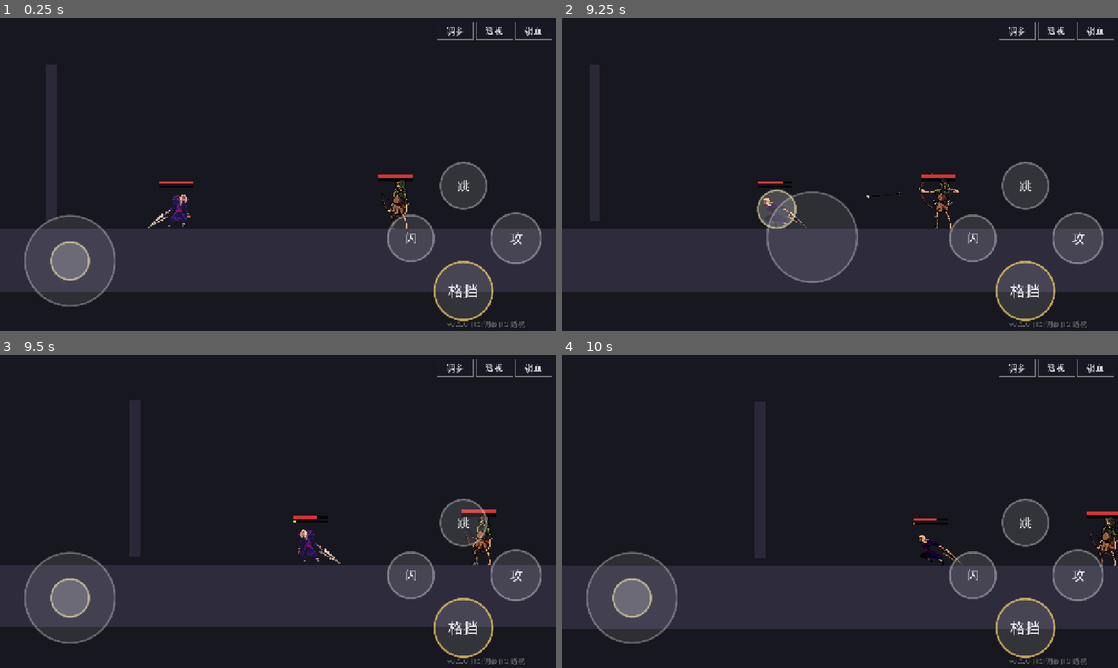
Above: before the commit, frames 1-4 (two rows, left to right).
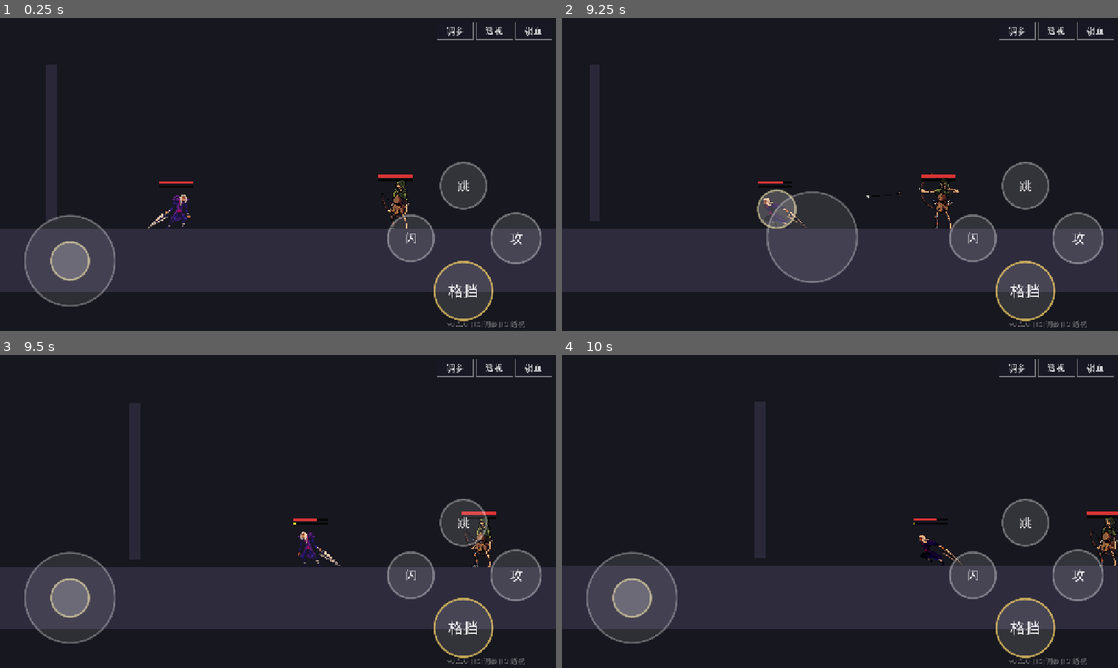
Above: after the commit, the same moments.

Repository: CyberpunkPsychosis/ai-game-engine
Game: Godot game, scene res://scenes/main.tscn
The game is run twice, just before and just after one commit, with the same random seed, the same clock (stepped at 60 frames per second) and the same inputs.
Inputs (mouse positions are in pixels of both pictures, inside the frame that each line leads up to):
- Up to frame 1 (0.25 s): no input
- Up to frame 2 (9.25 s): tap Enter at 0.5 s; drag from (840, 174) to (739, 208) at 0.52 s; drag from (728, 190) to (878, 208) at 1.27 s; move the mouse to (895, 105) at 2.02 s; hold A (move_left) 2.03-2.75 s; hold K (block) 2.03-2.75 s; tap J (attack) at 2.3, 3.6, 5.3, 6.6, 8.3 s; tap Space (jump) at 2.75, 3.77, 6.77 s; drag from (812, 237) to (906, 208) at 2.77 s; move the mouse to (1006, 221) at 3.52 s; hold D (move_right) 3.53-4.25 s; drag from (673, 127) to (906, 205) at 4.27 s; move the mouse to (867, 174) at 5.02 s; hold D (move_right) 5.03-5.75 s; hold K (block) 5.03-5.75 s; click (867, 174) at 5.17 s; drag from (756, 96) to (851, 205) at 5.77 s; move the mouse to (962, 158) at 6.52 s; hold A (move_left) 6.53-7.25 s; drag from (728, 190) to (812, 237) at 7.27 s; move the mouse to (895, 105) at 8.02 s; hold D (move_right) 8.03-8.75 s; hold K (block) 8.03-8.75 s; drag from (812, 237) to (673, 127) at 8.77 s
- Up to frame 3 (9.5 s): no input
- Up to frame 4 (10 s): move the mouse to (1006, 558) at 9.52 s; hold A (move_left) from 9.53 s (still down); tap J (attack) at 9.6 s; click (1006, 558) at 9.67 s; tap Space (jump) at 9.77 s

Frames 1-2 are identical in both runs. In frame 3, 2.0% of the frame differs, in the area x 0-100%, y 14-88%; in frame 4, nothing differs.

Commit message:
固化矛骷髅调参值:主角刀长20/受击框(17,50);矛骷髅受击框高57/横移-16

Diff:
--- a/scripts/player.gd
+++ b/scripts/player.gd
@@ -31,7 +31,8 @@
 	can_dodge = true       # 主角能闪避（L / Shift）
 	parry_window = 0.10    # 弹反窗口很紧(~6帧)：要算准箭尖到身前那一刻
 	# 主角是长突刺，攻击框要够长够远（之前太短砍空）
-	attack_reach = 46.0
+	body_size = Vector2(17, 50)   # 受击框(调参定)
+	attack_reach = 20.0
 	attack_size = Vector2(64, 40)
 	attack_active_from = 1
 	attack_active_to = 3
--- a/scripts/skel_spearman.gd
+++ b/scripts/skel_spearman.gd
@@ -36,8 +36,8 @@
 	team = 1
 	max_hp = 70.0
 	posture_max = 95.0
-	body_size = Vector2(26, 58)   # 量过身体宽~23
-	hurt_dx = -8.0                # 身体略偏后(站立中心-8)，随朝向镜像贴合
+	body_size = Vector2(26, 57)   # 受击框(调参定)
+	hurt_dx = -16.0               # 身体偏后，随朝向镜像贴合(调参定)
 	speed = 80.0
 	aggro_range = 460.0
 	engage_range = 84.0
